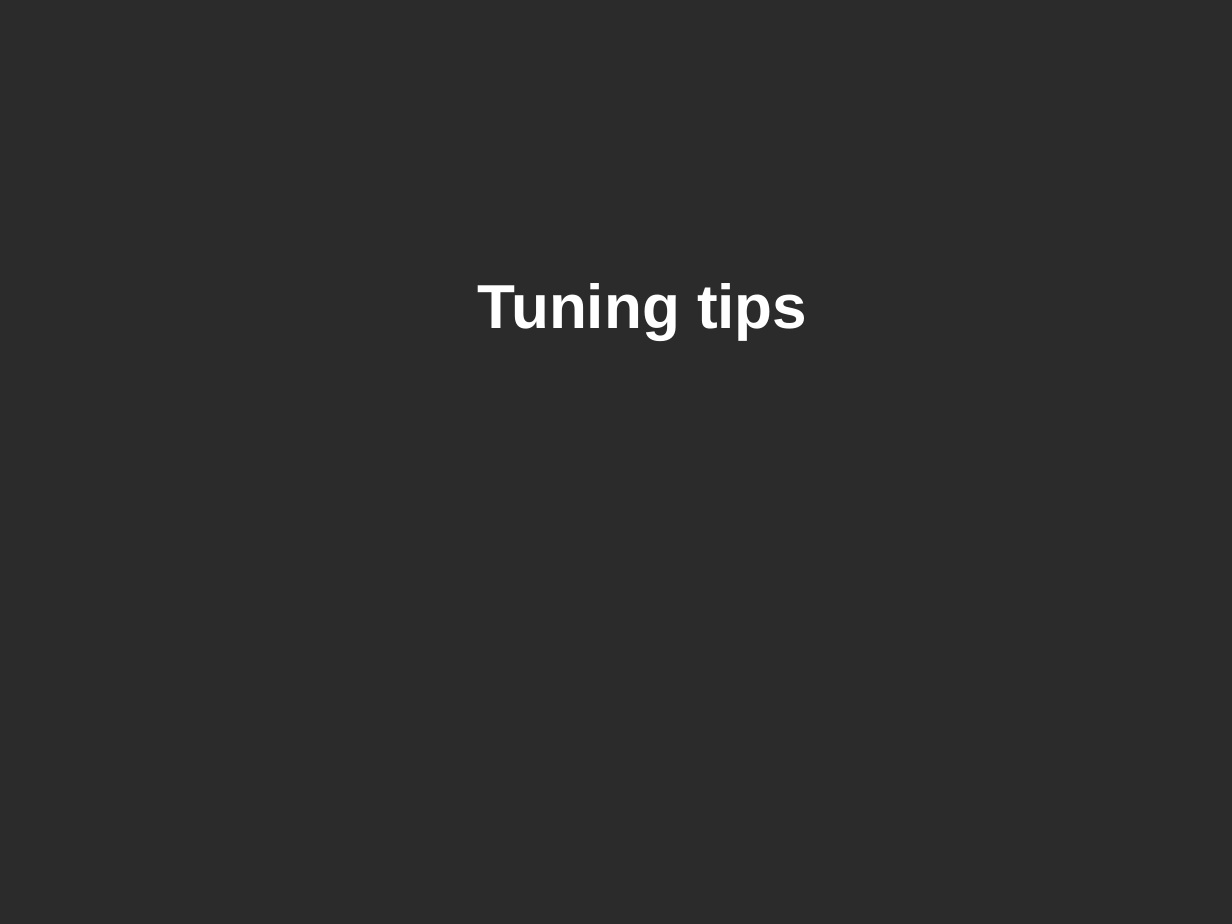
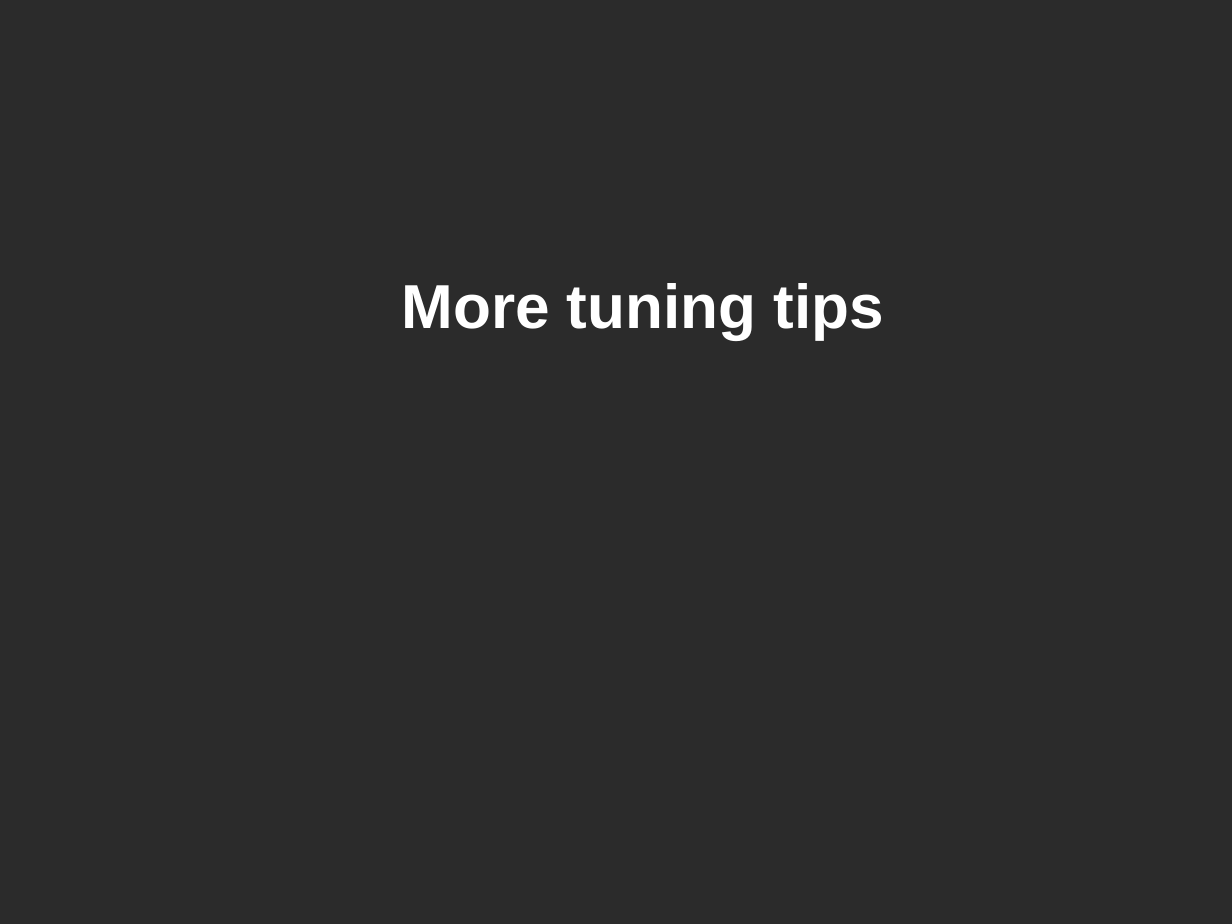
Before and after one commit to belaban/SessionPerf, a slide deck: slide 38 of docs/jbw2012.odp (slide 33 before the commit). Drawn at 1232x924 pixels with LibreOffice and Linux fonts; fonts in the diff are those of the drawing; background and template pictures are left out; a plain dark background stands for a picture behind light text. Boxes give left, top, right and bottom in pixels: in the first picture for what was removed or moved away, otherwise in the second. Text is boxed around its words. In the diff, an @@ line names an element or a change of style, - is before the commit and + after.

```diff
--- a/docs/jbw2012.odp
+++ b/docs/jbw2012.odp
@@ text at (402,283,883,339): text changed @@
-Tuning tips
+More tuning tips
```
Also in this commit, not shown: 5 other slides changed, 9 slides added, 4 slides removed.
